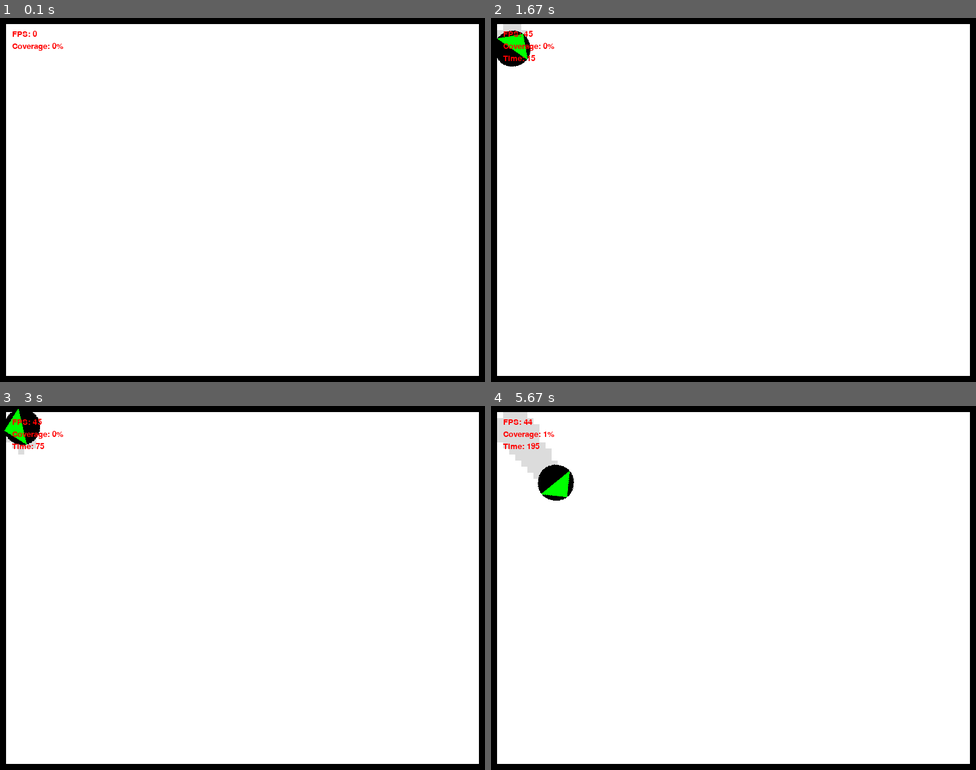
Above: before the commit, frames 1-4 (two rows, left to right).
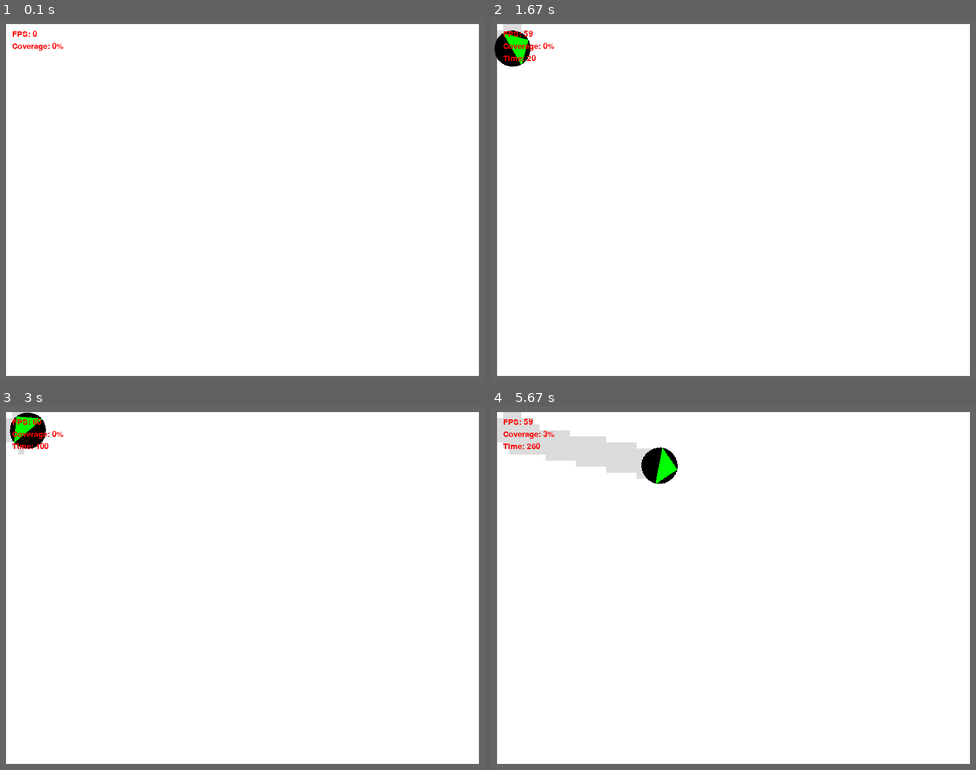
Above: after the commit, the same moments.

Repository: StatueFungus/VacuumCleanerSim
Game: pygame game, started from VacuumCleanerSim.py
The game is run twice, just before and just after one commit, with the same random seed, the same clock (stepped at 60 frames per second) and the same inputs.
Inputs (mouse positions are in pixels of both pictures, inside the frame that each line leads up to):
- Up to frame 1 (0.1 s): no input
- Up to frame 2 (1.67 s): hold R 0.33-0.8 s; hold P 0.83-1.3 s; move the mouse to (782, 225) at 0.87 s; tap M at 1.33 s
- Up to frame 3 (3 s): tap C at 1.67 s
- Up to frame 4 (5.67 s): hold P 3-3.47 s; tap P at 4.5 s

The runs differ from the first frame. In frame 1, 5.8% of the frame differs, in the area x 0-100%, y 0-100%; in frame 2, 5.9%; in frame 3, 6.2%; in frame 4, 8.9%.

Commit message:
robot can now rotate in both directions

Diff:
--- a/RoomEnvironment.py
+++ b/RoomEnvironment.py
@@ -41,11 +41,12 @@
         return filter_none(new_events)
 
     def initialize_walls(self):
-        self.walls.append(Obstacle(0, 0, self.width, self.tile_size))
-        self.walls.append(Obstacle(0, self.tile_size, self.tile_size, self.height - 2 * self.tile_size))
-        self.walls.append(Obstacle(0, self.height - self.tile_size, self.width, self.tile_size))
+        wall_color = DARK_GREY
+        self.walls.append(Obstacle(0, 0, self.width, self.tile_size, wall_color))
+        self.walls.append(Obstacle(0, self.tile_size, self.tile_size, self.height - 2 * self.tile_size, wall_color))
+        self.walls.append(Obstacle(0, self.height - self.tile_size, self.width, self.tile_size, wall_color))
         self.walls.append(Obstacle(self.width - self.tile_size, self.tile_size, self.tile_size,
-                                   self.height - 2 * self.tile_size))
+                                   self.height - 2 * self.tile_size, wall_color))
 
         for obstacle in self.walls:
             self._add_obstacle(obstacle)
@@ -62,7 +63,8 @@
         return self.width, self.height, self.tile_size
 
     def clear_obstacles(self):
-        self.obstacles = self.walls[:]  # copies the wall list
+        self.initialize_tiles()
+        self.initialize_walls()
 
     def set_robot(self, robot):
         self.robot = robot
--- a/VacuumCleanerSim.py
+++ b/VacuumCleanerSim.py
@@ -51,7 +51,7 @@
                 new_events.extend(environment_events)
 
                 # update the visualizer with all new events
-                self.visualizer.update(sim_events=new_events)
+                self.visualizer.update(pygame_events=pygame_events, sim_events=new_events)
 
             # save all events into the event stream. this could be useful for re-simulating ...
             self.event_stream.append(new_events)
--- a/Visualizer.py
+++ b/Visualizer.py
@@ -19,13 +19,14 @@
         self.clock = clock
         self.run_mode = Runmode.BUILD
 
-        self.screen = pygame.display.set_mode((w, h), DOUBLEBUF)
+        flags = DOUBLEBUF
+        # flags = FULLSCREEN | DOUBLEBUF
+        self.screen = pygame.display.set_mode((w, h), flags)
         self.screen.set_alpha(None)
 
         self.font = pygame.font.Font(None, 20)
 
         self.tile_group = pygame.sprite.Group()
-        # self.tile_group.add(env.tiles)
 
         self.robot = None
         self.robot_group = pygame.sprite.Group()
@@ -49,6 +50,9 @@
         # --- Temp robot tuple ---
         self.temp_robot = None
 
+        # --- display configuration ---
+        self.show_coverage_path = False
+
     def update(self, sim_events=None, pygame_events=None):
         if sim_events is not None and len(sim_events) != 0:
             self.handle_sim_events(sim_events)
@@ -67,6 +71,9 @@
                     x, y = pygame.mouse.get_pos()
                     radius = conf["robot"]["radius"]
                     self.temp_robot = (x, y, radius)
+                if event.key == pygame.K_p:
+                    self.show_coverage_path = not self.show_coverage_path
+                    print("coverage")
             if event.type == pygame.MOUSEBUTTONDOWN:
                 log.error("mouse down")
                 self.mouse_down = True
@@ -145,7 +152,8 @@
         self.obstacle_group.update()
         self.robot_group.update()
 
-        self.tile_group.draw(self.screen)
+        if self.show_coverage_path:
+            self.tile_group.draw(self.screen)
         self.wall_group.draw(self.screen)
         self.obstacle_group.draw(self.screen)
         self.robot_group.draw(self.screen)
--- a/algorithm/RandomBounceWalkAlgorithm.py
+++ b/algorithm/RandomBounceWalkAlgorithm.py
@@ -16,6 +16,8 @@
         if not robot.busy and self.robot_colided(obstacles, robot):
             new_state = RobotState.WALK_BACKWARDS_THEN_ROTATE
             delta_angle = randint(70, 150)
+            if randint(0, 1):
+                delta_angle = delta_angle * -1
             configuration_events.append(ConfigurationChanged(new_state=new_state, delta_angle=delta_angle))
 
         return configuration_events
--- a/conf/config.json
+++ b/conf/config.json
@@ -10,7 +10,7 @@
     "rss": 5
   },
   "simulation": {
-    "fps": 45
+    "fps": 60
   },
   "debug": {
     "draw_fps": true,
--- a/sprite/Robot.py
+++ b/sprite/Robot.py
@@ -1,6 +1,7 @@
 from enum import Enum
 
 import pygame
+import math
 
 from sprite.Tile import Tile
 from utils.colorUtils import GREEN, BLACK
@@ -89,17 +90,22 @@
             if not self.busy:
                 self.busy = True
 
-            if self.angle_delta != 0:
-                self.angle = self.angle + self.rss
-                self.angle_delta = self.angle_delta - self.rss
-
-            if self.angle_delta <= 0:
+            if math.fabs(self.angle_delta) < self.rss:
                 self.angle = self.angle - self.angle_delta
                 self.angle_delta = 0
 
                 self.direction = get_direction(self.angle)
                 self.state = RobotState.WALK
                 self.busy = False
+
+            if self.angle_delta > 0:
+                self.angle = self.angle + self.rss
+                self.angle_delta = self.angle_delta - self.rss
+
+            if self.angle_delta < 0:
+                self.angle = self.angle - self.rss
+                self.angle_delta = self.angle_delta + self.rss
+
 
         if self.state == RobotState.WALK or self.state == RobotState.WALK_ROTATE:
             # walk logic
@@ -132,4 +138,4 @@
         self.rect.x = self.x
         self.rect.y = self.y
 
-        self.image = rot_center(self._org_image, self.angle * -1)
+        self.image = rot_center(self._org_image, (self.angle % 360) * -1)
--- a/sprite/Tile.py
+++ b/sprite/Tile.py
@@ -1,7 +1,7 @@
 from enum import Enum
 
 from sprite.Box import Box
-from utils.colorUtils import LIGHT_GREY
+from utils.colorUtils import LIGHT_GREY, BLACK
 from utils.confUtils import CONF as conf
 
 
@@ -13,6 +13,10 @@
 
         self.state = TileState.UNCOVERED
 
+    def update(self):
+        if self.state == TileState.COVERED_BY_OBSTACLE:
+            self.image.fill(BLACK)
+
 
 class TileState(Enum):
     UNCOVERED = 0
